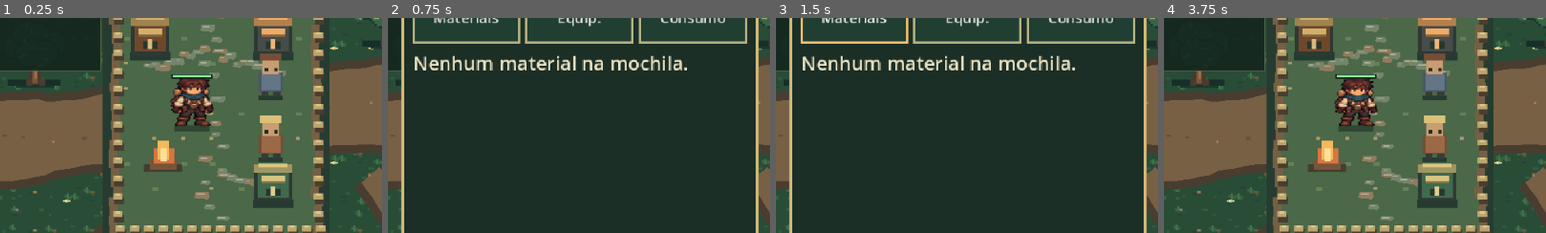
Above: before the commit, frames 1-4 (left to right).
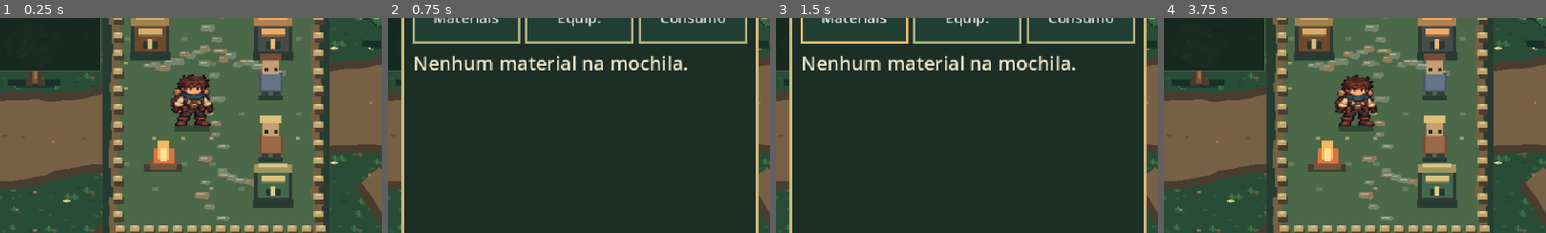
Above: after the commit, the same moments.

Repository: thiagohugo12-dotcom/arveon
Game: Godot game, scene res://scenes/main.tscn
Same seed, same stepped clock (60 frames per second), same inputs: the game is played once before the commit and once after it.
Inputs (mouse positions are % of the whole screen's width and height, from its top left):
- Up to frame 1 (0.25 s): no input
- Up to frame 2 (0.75 s): click (80, 9) at 0.52 s
- Up to frame 3 (1.5 s): click "Materiais" at 1.25 s
- Up to frame 4 (3.75 s): click "Equip." at 2 s; click "Consumo" at 2.75 s; click "Fechar" at 3.5 s
The pictures show only the part of the screen within x 25-75%, y 29-79%; the shares and areas given below are measured in that part.

The runs differ from the first frame. In frame 1, 0.2% of the frame differs, in the area x 44-56%, y 26-29%; in frame 2, nothing differs; in frame 3, nothing differs; in frame 4, 0.2%.

Commit message:
Differentiate all explorer passing poses and clear hair silhouette

Diff:
--- a/scripts/presentation/actor_view.gd
+++ b/scripts/presentation/actor_view.gd
@@ -197,5 +197,6 @@
 		for side in [-1, 1]:
 			px(side * (10 + drift), -13 - drift, 6, 6, Color("#d0aa71"))
 			px(side * (8 + drift), 3 + drift, 4, 4, Color("#685641"))
-	px(-17, -30, 34, 4, LINE)
-	px(-16, -29, 32.0 * hp_ratio, 2, Color("#8ce395"))
+	if appearance != 0:
+		px(-17, -30, 34, 4, LINE)
+		px(-16, -29, 32.0 * hp_ratio, 2, Color("#8ce395"))
--- a/tests/explorer_visual_tests.gd
+++ b/tests/explorer_visual_tests.gd
@@ -7,10 +7,13 @@
 		var idle := image.get_region(Rect2i(0, direction * 48, 48, 48))
 		var breath := image.get_region(Rect2i(48, direction * 48, 48, 48))
 		var left_step := image.get_region(Rect2i(96, direction * 48, 48, 48))
+		var passing_a := image.get_region(Rect2i(144, direction * 48, 48, 48))
 		var right_step := image.get_region(Rect2i(192, direction * 48, 48, 48))
+		var passing_b := image.get_region(Rect2i(240, direction * 48, 48, 48))
 		suite.check(idle.get_pixel(0, 0).a == 0.0 and idle.get_pixel(47, 47).a == 0.0, "explorer frame keeps transparent margins (%d)" % direction)
 		suite.check(idle.get_data() != breath.get_data(), "explorer idle breath has its own frame (%d)" % direction)
 		suite.check(left_step.get_data() != right_step.get_data(), "explorer opposite strides differ (%d)" % direction)
+		suite.check(passing_a.get_data() != passing_b.get_data(), "explorer passing strides differ (%d)" % direction)
 	var view := ActorView.new()
 	suite.root.add_child(view)
 	view.appearance = 0
Binary file changed: assets/art/explorer_atlas.png
Not shown, changed: tools/build_explorer_atlas.py
